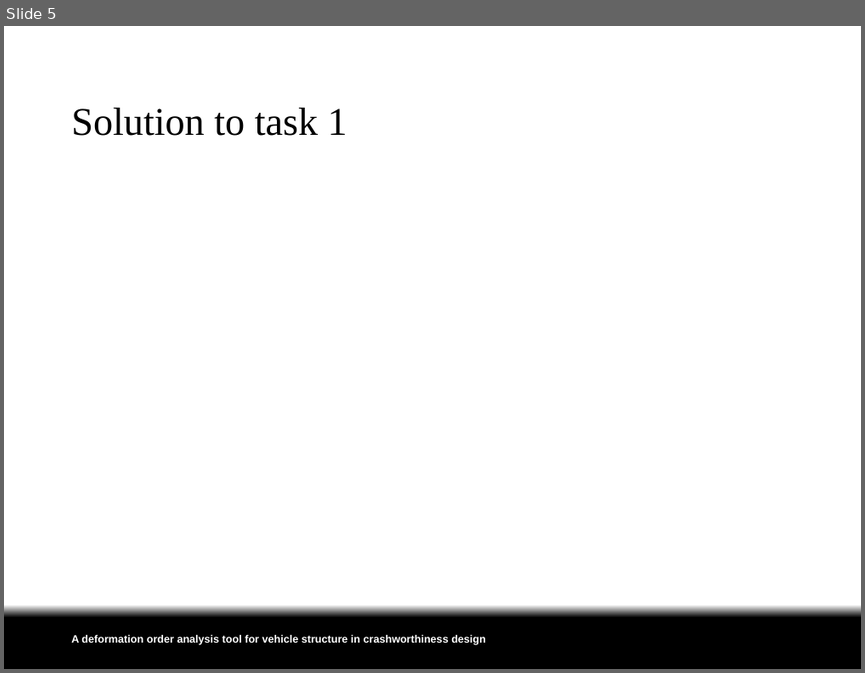
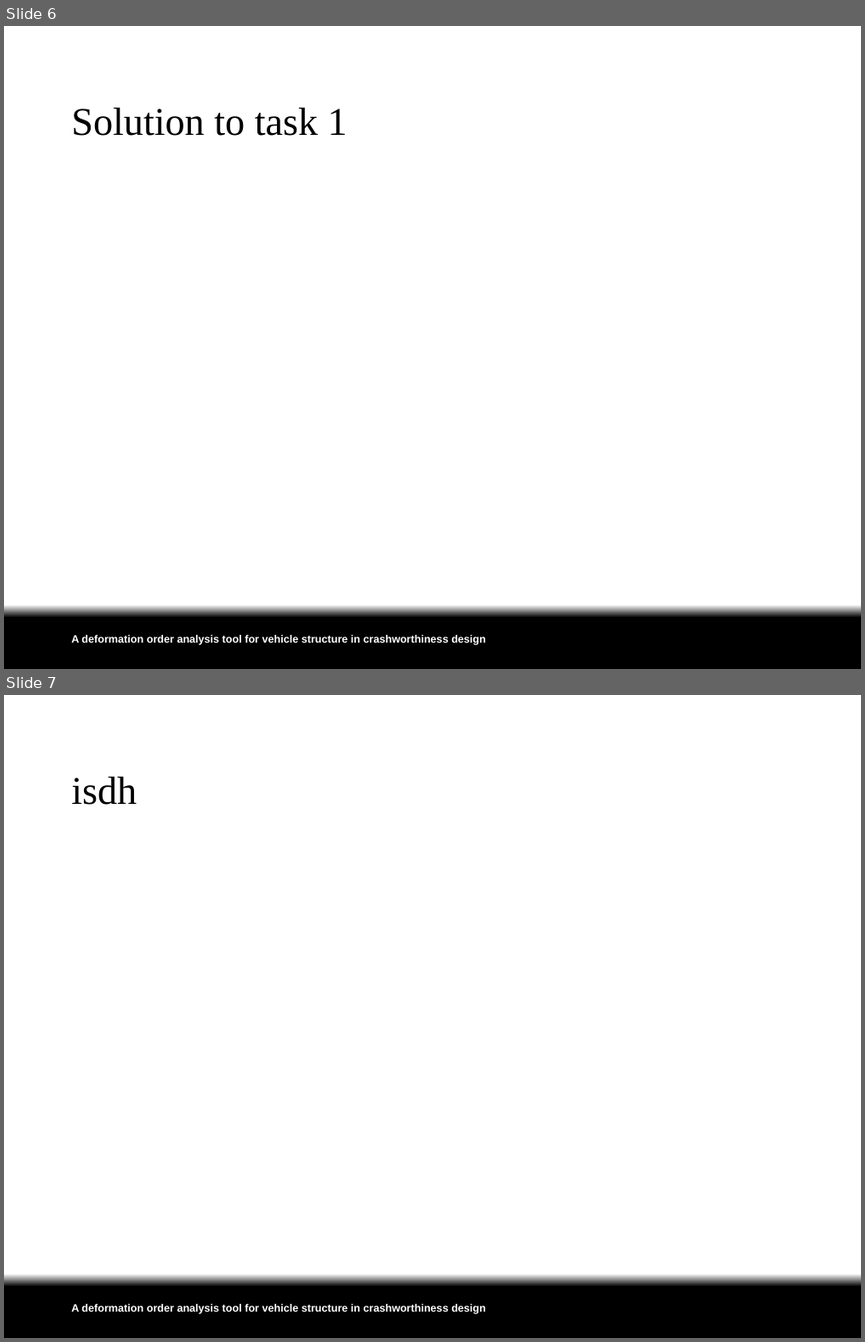
Before and after one commit to JDanielPR/Project_SofwareLab, a slide deck: Presentations/presentation_2/SW-Lab_presentation2.pptx. Shown one above the other, each under a label of ours: slide 5 before the commit, slides 6 and 7 after it. The pictures are 865x673 and 865x1342 pixels, drawn with LibreOffice and Linux fonts; fonts in the diff are those of the drawing; background and template pictures are left out. Boxes give left, top, right and bottom in pixels: in the first picture for what was removed or moved away, otherwise in the second. Text is boxed around its words. In the diff, an @@ line names an element or a change of style, - is before the commit and + after.

```diff
--- a/Presentations/presentation_2/SW-Lab_presentation2.pptx
+++ b/Presentations/presentation_2/SW-Lab_presentation2.pptx
@@ slide 7 added at <box>4,695,861,1338</box>, background gradient #FFFFFF to #000000 @@
@@ title added at <box>71,777,137,805</box>, 33 pt, text #000000 @@
+isdh
@@ text added at <box>71,1304,486,1314</box>, 9 pt, text #FFFFFF, bold @@
+A deformation order analysis tool for vehicle structure in crashworthiness design
@@ what was slide 5 is now slide 6 @@
```
